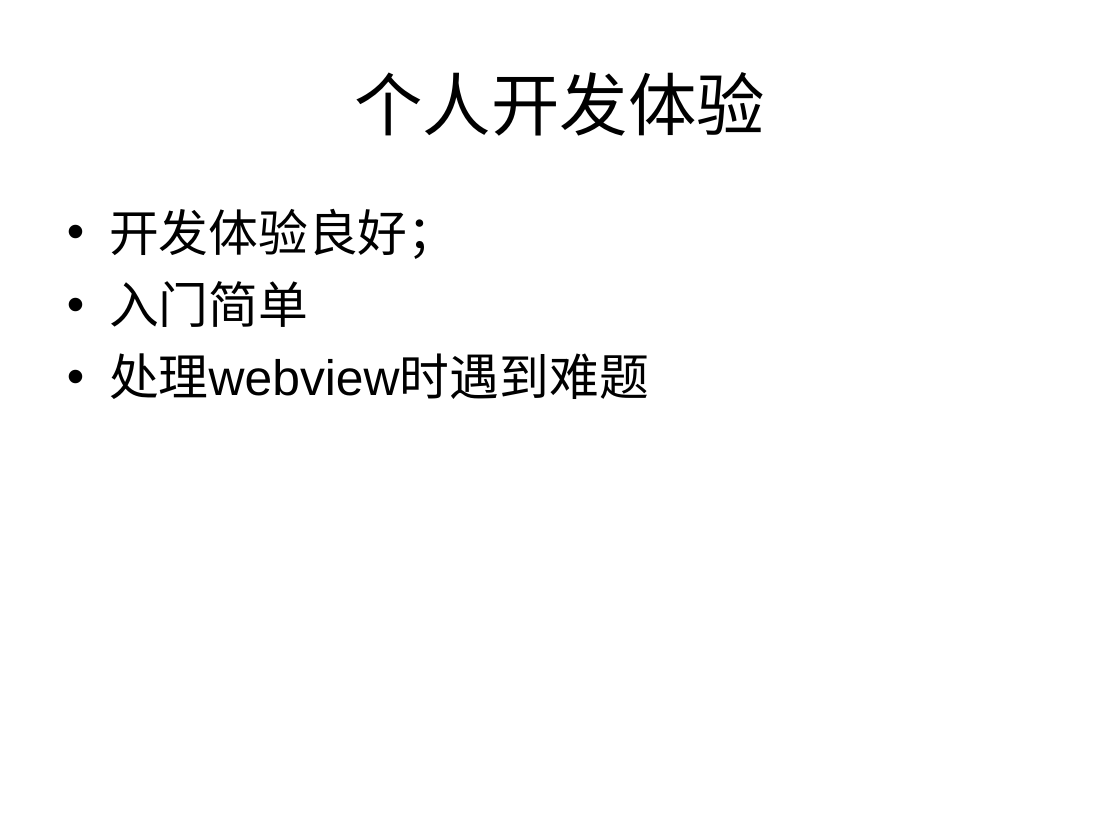
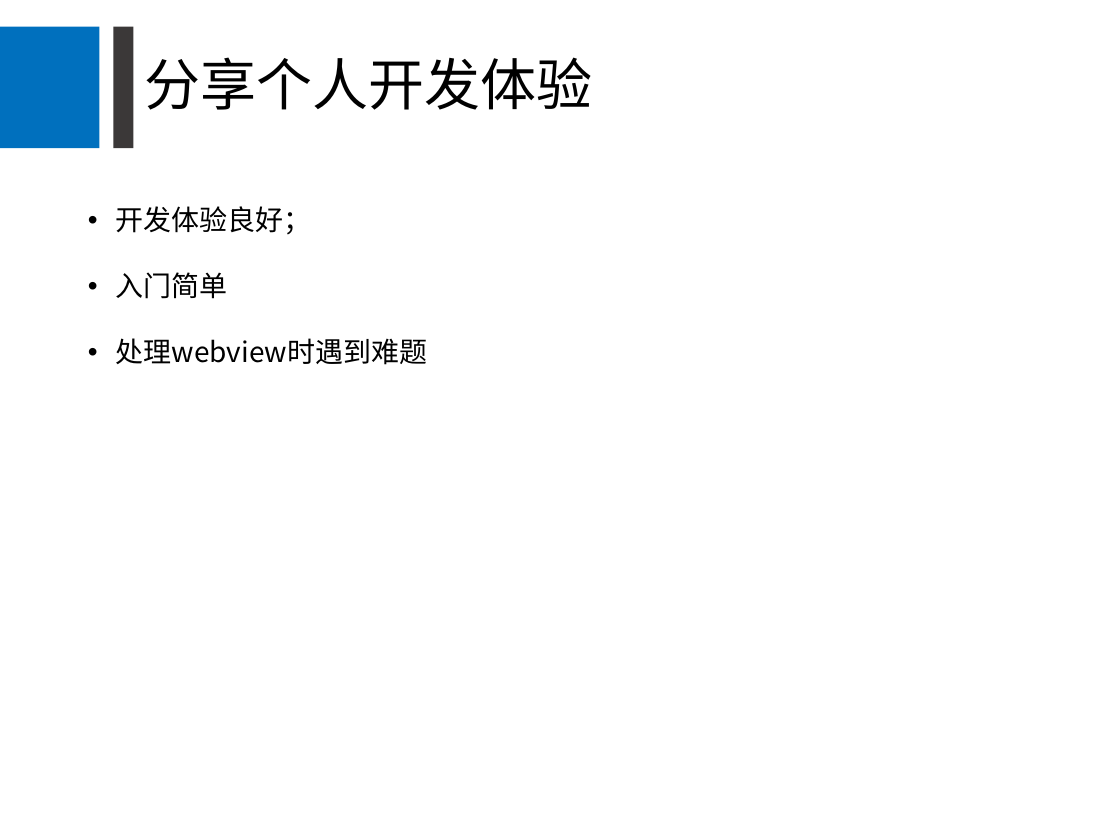
Before and after one commit to Newbit13/demo, a slide deck: slide 12 of flutter_demo/分享/跨端技术flutter分享.ppt (slide 10 before the commit). Drawn at 1120x840 pixels with LibreOffice and Linux fonts; fonts in the diff are those of the drawing. Boxes give left, top, right and bottom in pixels: in the first picture for what was removed or moved away, otherwise in the second. Text is boxed around its words. In the diff, an @@ line names an element or a change of style, - is before the commit and + after.

```diff
--- a/flutter_demo/分享/跨端技术flutter分享.ppt
+++ b/flutter_demo/分享/跨端技术flutter分享.ppt
@@ rectangle added at (0,27,100,149), fill #0070BE @@
@@ rectangle added at (113,27,133,149), fill #3B3838 @@
@@ title at (145,57,593,110): text changed; size 44 to 36 pt; font Arial to Noto Sans CJK SC @@
-个人开发体验
+分享个人开发体验
@@ text "开发体验良好；": place and size @@
-text "开发体验良好；" at (109,209,649,399)
+text "开发体验良好；" at (116,206,427,365)
@@ text "开发体验良好；" at (116,206,427,365): size 32 to 18 pt, font Arial to Noto Sans CJK SC; indent changed; line spacing 1 to 1.5; more space between paragraphs @@
```
Also in this commit, not shown: 13 other slides changed, 2 slides added.
